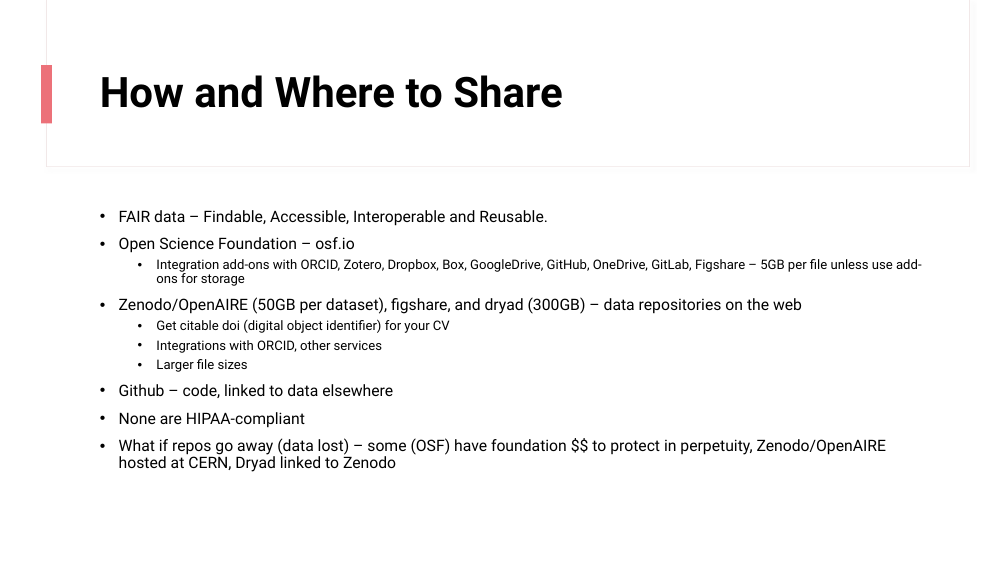
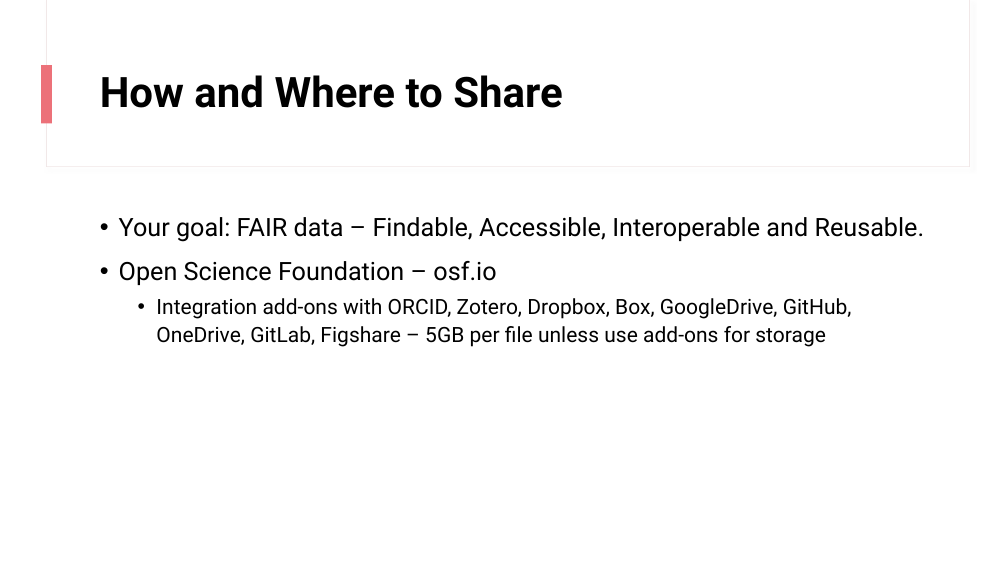
Before and after one commit to higgi13425/rmrwr-book, a slide deck: slide 4 of data/PHI_data.pptx. Drawn at 1008x567 pixels with LibreOffice and Linux fonts; fonts in the diff are those of the drawing. Boxes give left, top, right and bottom in pixels: in the first picture for what was removed or moved away, otherwise in the second. Text is boxed around its words. In the diff, an @@ line names an element or a change of style, - is before the commit and + after.

```diff
--- a/data/PHI_data.pptx
+++ b/data/PHI_data.pptx
@@ text at box(119, 217, 925, 242): text changed; size 15 to 24 pt @@
-• FAIR data – Findable, Accessible, Interoperable and Reusable.
+• Your goal: FAIR data – Findable, Accessible, Interoperable and Reusable.
@@ text at box(119, 261, 852, 347): size 15 to 24 pt in "Open Science Foundation – osf.io"; size 12.5 to 20 pt in "Integration add-ons with ORCID, Zotero, Dropbox, Box, ..."; line spacing 0.9 to 1.1 @@
@@ text at box(119, 297, 886, 472): paragraphs removed @@
-• Zenodo/OpenAIRE (50GB per dataset), figshare, and dryad (300GB) – data repositories on the web
-  • Get citable doi (digital object identifier) for your CV
-  • Integrations with ORCID, other services
-  • Larger file sizes
-• Github – code, linked to data elsewhere
-• None are HIPAA-compliant
-• What if repos go away (data lost) – some (OSF) have foundation $$ to protect in perpetuity, Zenodo/OpenAIRE hosted at CERN, Dryad linked to Zenodo
```
Also in this commit, not shown: 10 other slides changed, 3 slides added, 1 other file.
